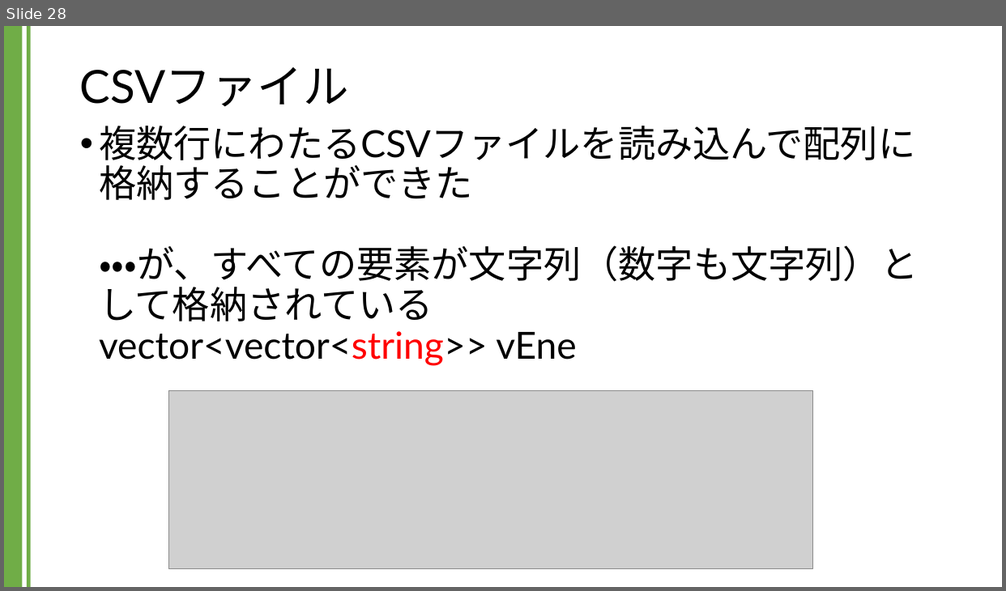
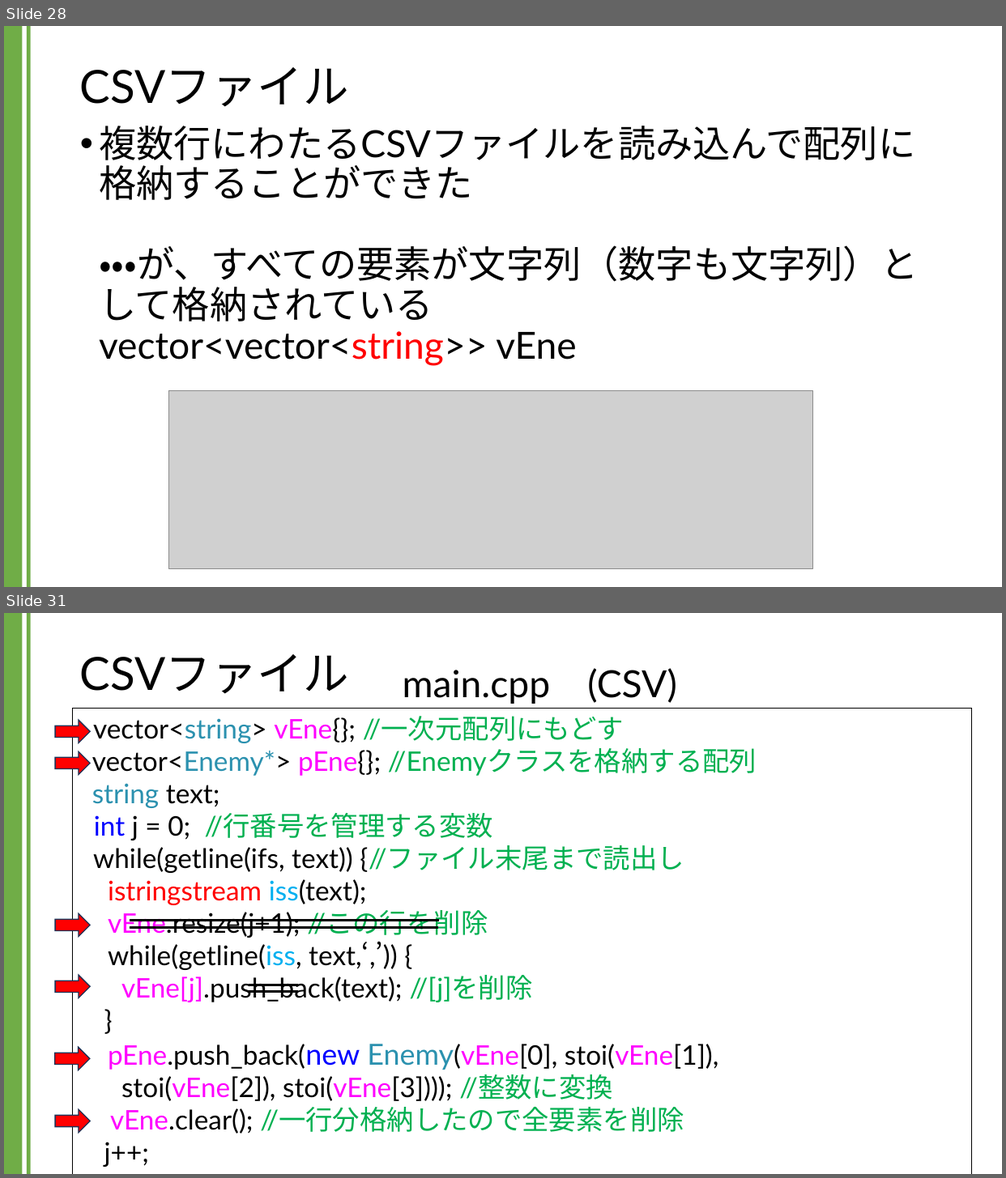
Before and after one commit to kic-murata/cpp2024, a slide deck: 授業資料/講義資料：CSVファイル.pptx. Shown one above the other, each under a label of ours: slide 28 before the commit, slides 28 and 31 after it; the slides between them are not shown. The pictures are 1006x591 and 1006x1178 pixels, drawn with LibreOffice and Linux fonts; fonts in the diff are those of the drawing; grey boxes stand for pictures. Boxes give left, top, right and bottom in pixels: in the first picture for what was removed or moved away, otherwise in the second. Text is boxed around its words. In the diff, an @@ line names an element or a change of style, - is before the commit and + after.

```diff
--- a/授業資料/講義資料：CSVファイル.pptx
+++ b/授業資料/講義資料：CSVファイル.pptx
@@ slide 31 added at (4, 613, 1002, 1174), background #FFFFFF; not listed: 2 template elements that a slide beside it also shows @@
@@ title added at (80, 654, 349, 694), 44 pt, text #000000 @@
+CSVファイル
@@ text added at (403, 668, 677, 704), 36 pt, text #000000 @@
+main.cpp (CSV)
@@ rectangle added at (73, 708, 972, 1174), outline #000000 0.75 pt, 26 pt, text #000000 @@
+vector<string> vEne{}; //一次元配列にもどす
+vector<Enemy*> pEne{}; //Enemyクラスを格納する配列
+string text;
+int j = 0; //行番号を管理する変数
+while(getline(ifs, text)) {//ファイル末尾まで読出し
+istringstream iss(text);
+vEne.resize(j+1); //この行を削除
+while(getline(iss, text,‘,’)) {
+vEne[j].push_back(text); //[j]を削除
+}
+pEne.push_back(new Enemy(vEne[0], stoi(vEne[1]),
+stoi(vEne[2]), stoi(vEne[3]))); //整数に変換
+vEne.clear(); //一行分格納したので全要素を削除
+j++;
@@ right arrow added at (55, 720, 90, 743), fill #FF0000, outline #1E3256 1 pt @@
@@ right arrow added at (55, 752, 90, 775), fill #FF0000, outline #1E3256 1 pt @@
@@ right arrow added at (55, 914, 90, 937), fill #FF0000, outline #1E3256 1 pt @@
@@ line added from (130, 921) to (439, 921), #000000 2.25 pt @@
@@ line added from (130, 927) to (438, 927), #000000 2.25 pt @@
@@ right arrow added at (55, 975, 90, 999), fill #FF0000, outline #1E3256 1 pt @@
@@ line added from (249, 986) to (298, 986), #000000 2.25 pt @@
@@ line added from (249, 992) to (298, 992), #000000 2.25 pt @@
@@ right arrow added at (55, 1047, 90, 1071), fill #FF0000, outline #1E3256 1 pt @@
@@ right arrow added at (55, 1110, 90, 1133), fill #FF0000, outline #1E3256 1 pt @@
```
Also in this commit, not shown: 14 slides changed, 5 other slides added, 11 slides removed.
